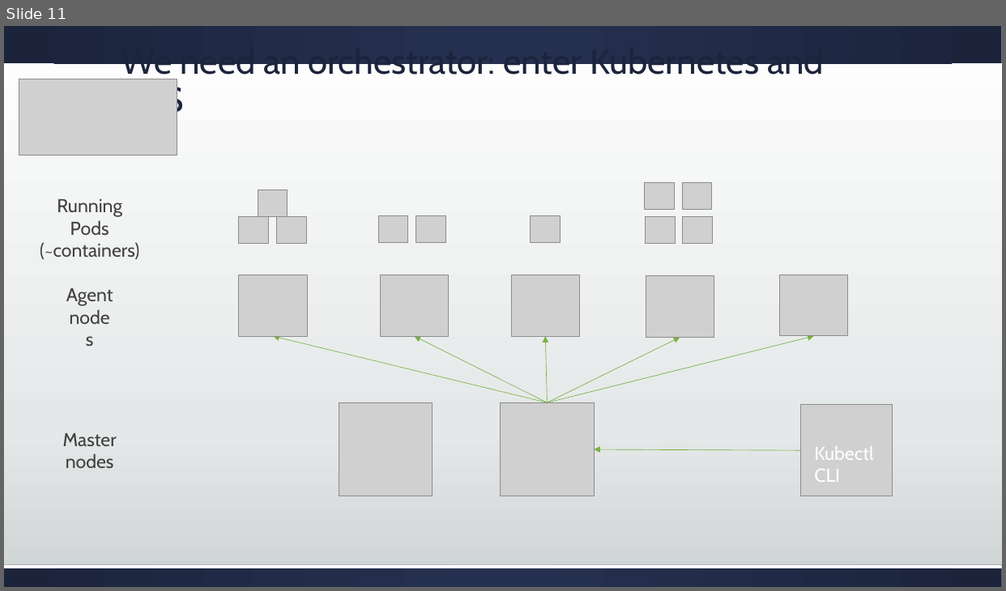
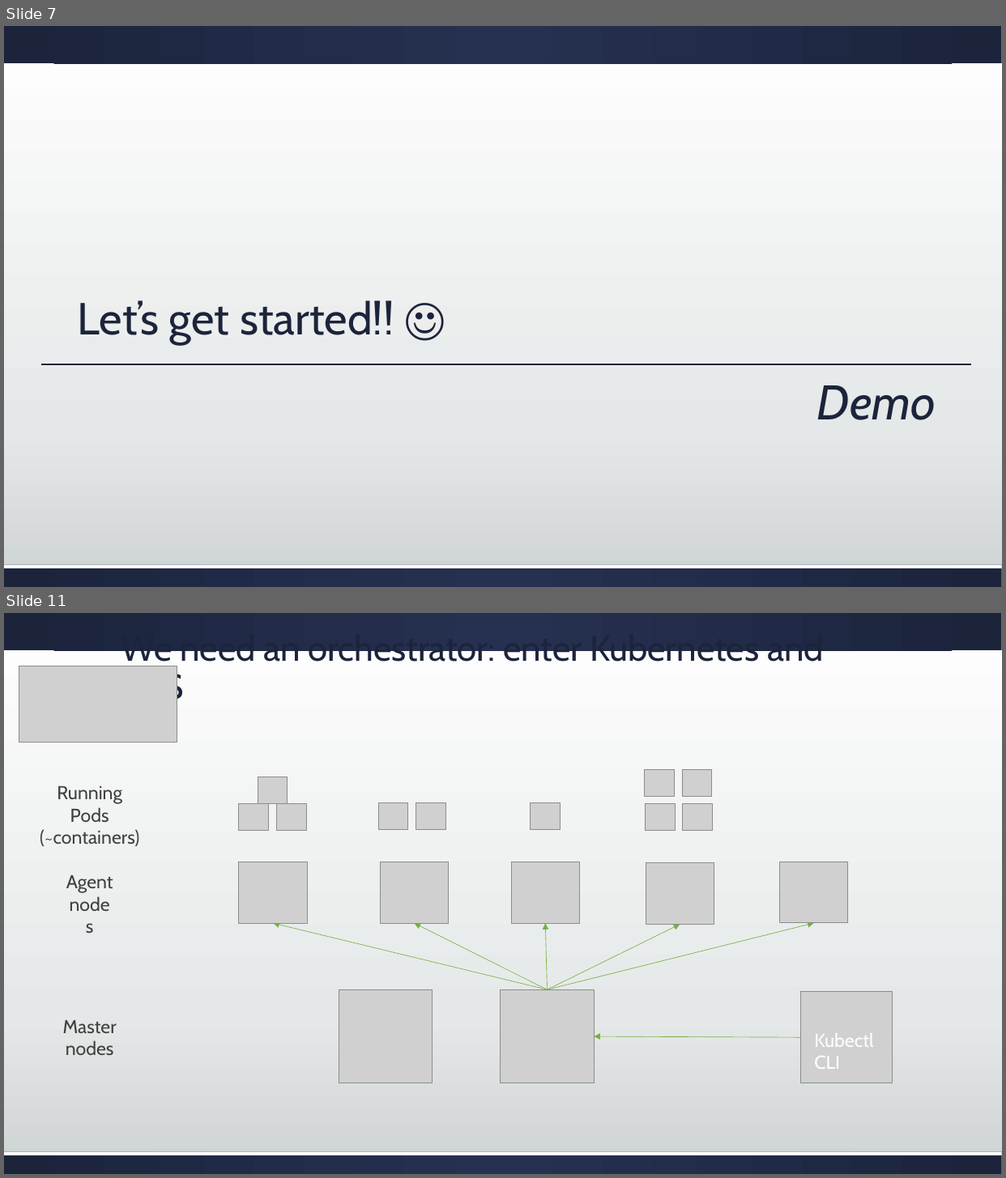
Before and after one commit to cradle77/DockerGettingStarted, a slide deck: slides.pptx. Shown one above the other, each under a label of ours: slide 11 before the commit, slides 7 and 11 after it; the slides between them are not shown. The pictures are 1006x591 and 1006x1178 pixels, drawn with LibreOffice and Linux fonts; fonts in the diff are those of the drawing; grey boxes stand for pictures. Boxes give left, top, right and bottom in pixels: in the first picture for what was removed or moved away, otherwise in the second. Text is boxed around its words. In the diff, an @@ line names an element or a change of style, - is before the commit and + after.

```diff
--- a/slides.pptx
+++ b/slides.pptx
@@ slide 7 added at box(4, 26, 1002, 587), background gradient #FFFFFF to #E5E8E8 to #CDD2D2; not listed: 3 template elements that a slide beside it also shows @@
@@ title added at box(78, 301, 394, 344), 43.2 pt, text #1D243C @@
+Let’s get started!! ☺
@@ line added from (40, 365) to (971, 365), #1D243C 1.5 pt @@
@@ text added at box(817, 386, 936, 420), 46.8 pt, text #1D243C, italic @@
+Demo
```
Also in this commit, not shown: 9 slides changed, 2 other slides added, 2 slides removed, 31 other files.
